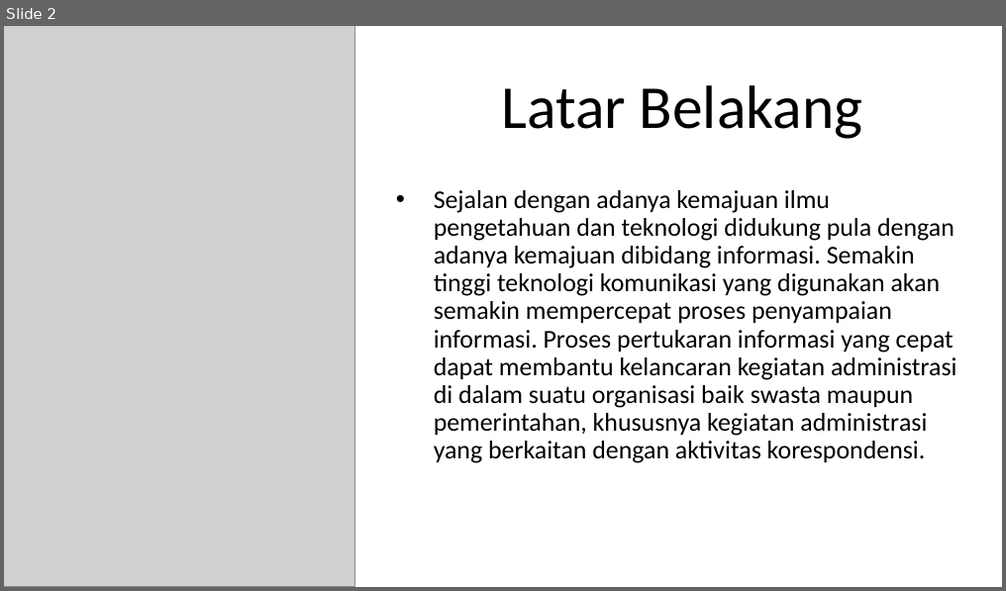
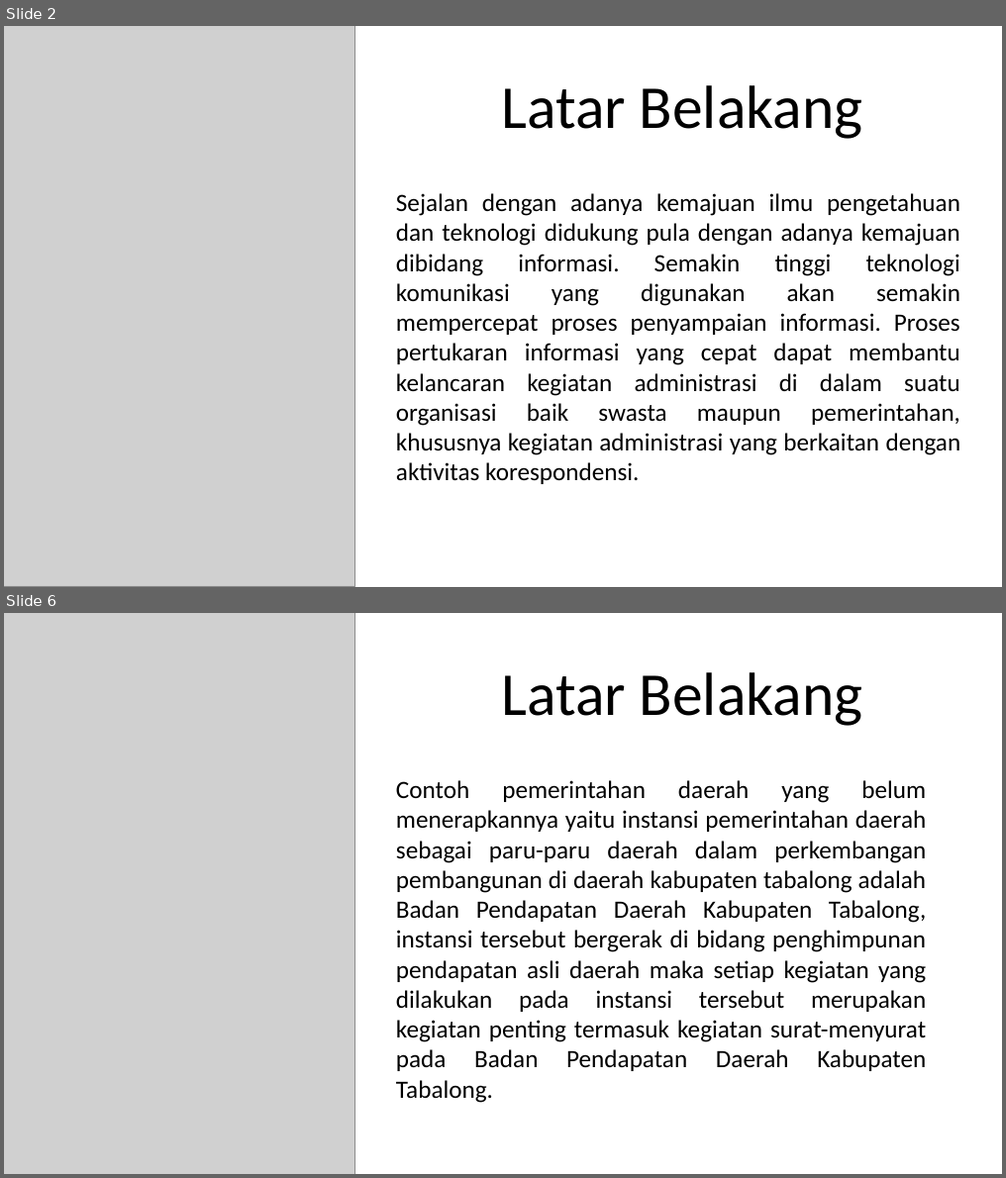
Before and after one commit to Rusadi-0/KULIAH, a slide deck: sip/sidang.pptx. Shown one above the other, each under a label of ours: slide 2 before the commit, slides 2 and 6 after it; the slides between them are not shown. The pictures are 1006x591 and 1006x1178 pixels, drawn with LibreOffice and Linux fonts; fonts in the diff are those of the drawing; grey boxes stand for pictures. Boxes give left, top, right and bottom in pixels: in the first picture for what was removed or moved away, otherwise in the second. Text is boxed around its words. In the diff, an @@ line names an element or a change of style, - is before the commit and + after.

```diff
--- a/sip/sidang.pptx
+++ b/sip/sidang.pptx
@@ slide 6 added at bbox=[4, 613, 1002, 1174], background #FFFFFF @@
@@ picture added at bbox=[4, 613, 355, 1173] @@
@@ picture added at bbox=[4, 613, 355, 1174] @@
@@ text added at bbox=[501, 672, 862, 726], 44 pt, text #000000 @@
+Latar Belakang
@@ text added at bbox=[396, 780, 926, 1103], 18 pt, text #000000 @@
+Contoh pemerintahan daerah yang belum menerapkannya yaitu instansi pemerintahan daerah sebagai paru-paru daerah dalam perkembangan pembangunan di daerah kabupaten tabalong adalah Badan Pendapatan Daerah Kabupaten Tabalong, instansi tersebut bergerak di bidang penghimpunan pendapatan asli daerah maka setiap kegiatan yang dilakukan pada instansi tersebut merupakan kegiatan penting termasuk kegiatan surat-menyurat pada Badan Pendapatan Daerah Kabupaten Tabalong.
@@ slide 2 changed as well @@
@@ text "Sejalan dengan adanya kemajuan ilmu ..." at bbox=[396, 193, 961, 484]: size 18.5 to 18 pt; alignment left to justified; bullet • to none; line spacing 0.9 to 1 @@
```
Also in this commit, not shown: 3 other slides changed, 23 other slides added, 1 slide removed, 7 other files.
